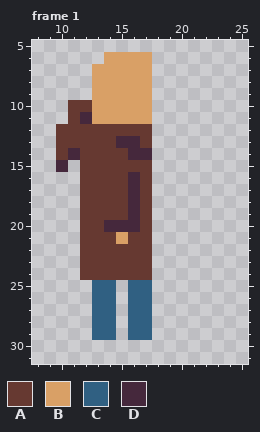
Edited in one commit: pixel-art file (Sprite-0001.aseprite). Above is the file before it was changed.
32x32 pixels, 1 frame. Shown: frame 1: x 8..25, y 5..31. The commit also changed other frames, which this record leaves out.
Palette (. is transparent): A #663931  B #d9a066  C #306082  D #45283c
After:
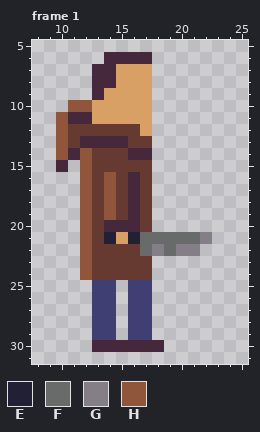
Colours new in this view: E #222034  F #696a6a  G #847e87  H #8f563b
Difference:
layer "Layer 2" added
Colour C changes from #306082 to #3f3f74.
Frame 1, layers "Layer 2", "Layer 1":
Colour D becomes colour A in row 13 at x 16.
Colour A becomes colour B in row 12 at x 17.
The author put colour D in row 30 at x 13 to 18.
Colour A becomes colour D in row 11 at x 11; in row 13 at x 12 to 14.
Colour B becomes colour D in row 6 at x 14 to 17; in rows 7 to 8 at x 13 to 14; in row 9 at x 13.
Colour A becomes colour E in row 21 at x 14 and 16.
The author put colour F in row 21 at x 18 to 21; in row 22 at x 19.
Colour A becomes colour F in rows 21 to 22 at x 17.
The author put colour G in row 21 at x 22; in row 22 at x 18 and 20 to 21.
The author put colour H in row 11 at x 10.
Colour A becomes colour H in row 10 at x 11 to 12; in rows 12 to 13 at x 10; in row 14 at x 10 and 12; in row 15 at x 12; in rows 16 to 19 at x 12 and 14; in rows 20 to 24 at x 12.
Changed places in both pictures, as pixel boxes (x1, y1, x2, y2):
changed: (56, 52, 212, 352)
